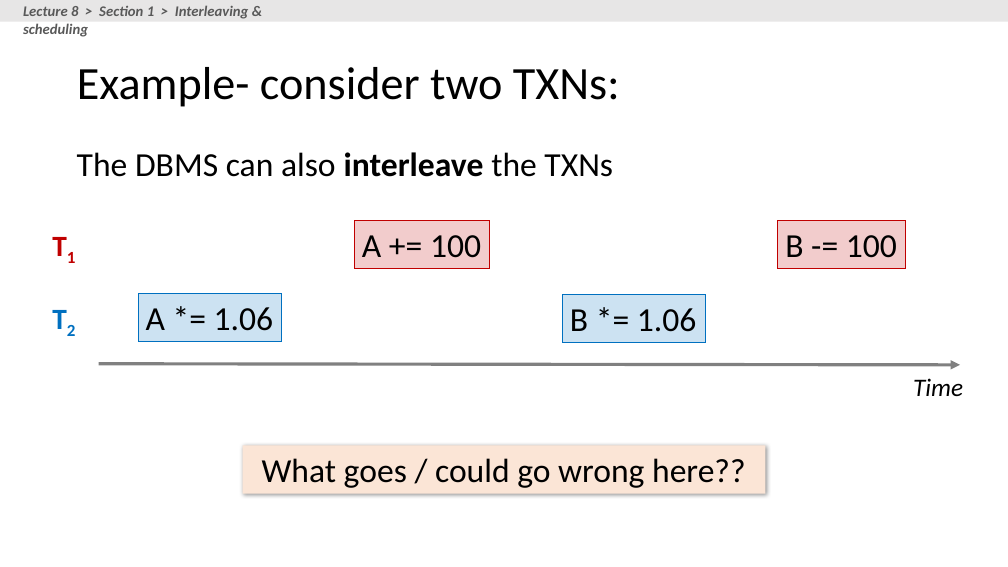
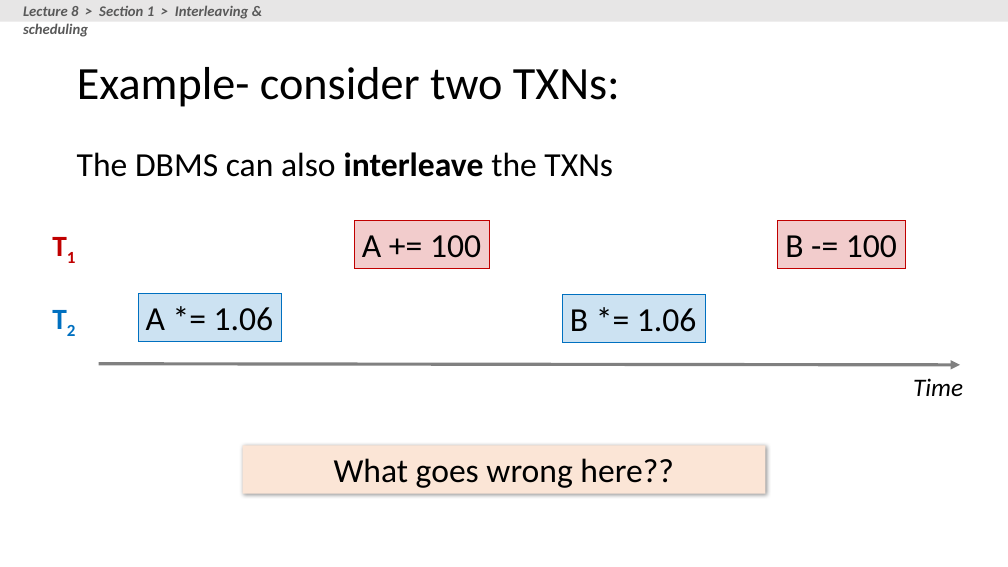
Before and after one commit to HazyResearch/cs145-notebooks-2016, a slide deck: slide 64 of lecture-7-8/Lectures_7_8_TXNs.pptx (slide 62 before the commit). Drawn at 1008x567 pixels with LibreOffice and Linux fonts; fonts in the diff are those of the drawing. Boxes give left, top, right and bottom in pixels: in the first picture for what was removed or moved away, otherwise in the second. Text is boxed around its words. In the diff, an @@ line names an element or a change of style, - is before the commit and + after.

```diff
--- a/lecture-7-8/Lectures_7_8_TXNs.pptx
+++ b/lecture-7-8/Lectures_7_8_TXNs.pptx
@@ text in rectangle at bbox=[334, 458, 673, 488]: text changed @@
-What goes / could go wrong here??
+What goes wrong here??
```
Also in this commit, not shown: 8 other slides changed, 2 slides added, 4 other files.
